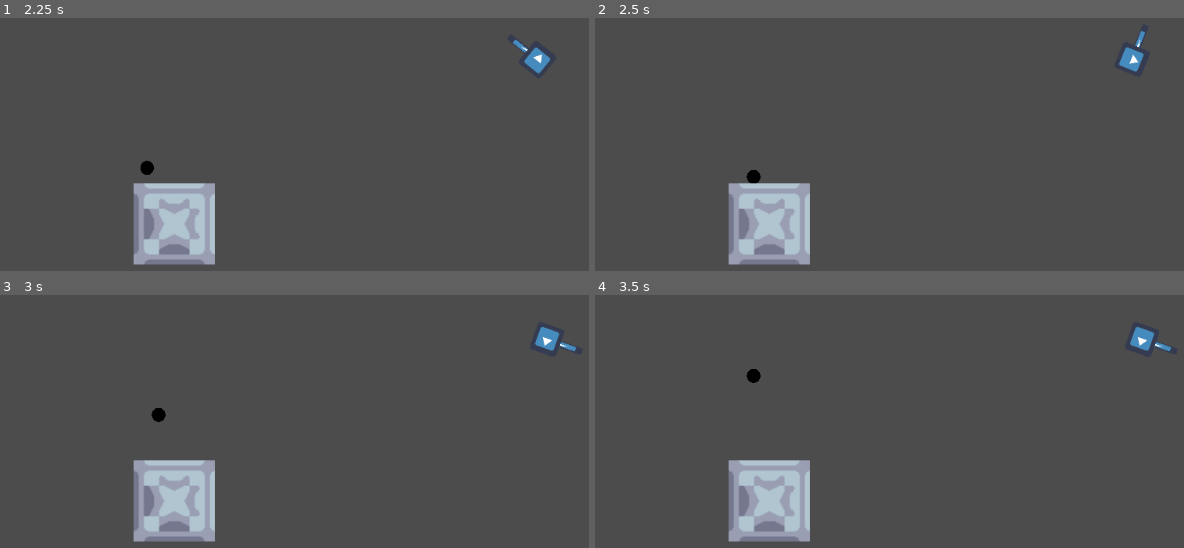
Above: before the commit, frames 1-4 (two rows, left to right).
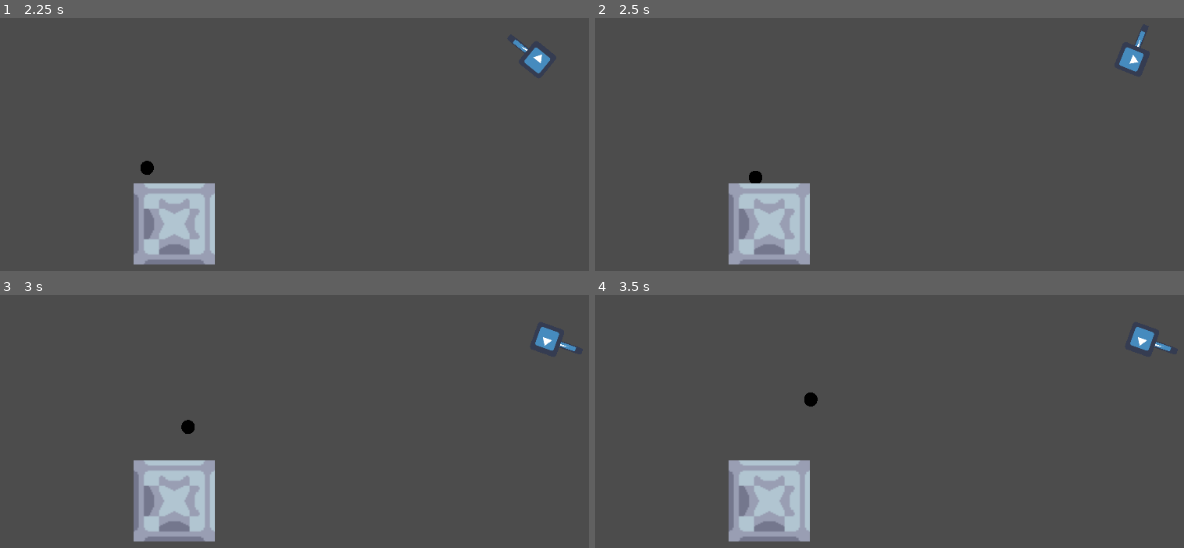
Above: after the commit, the same moments.

Repository: AsgerHB/godot-tank-battle
Game: Godot game, scene res://World.tscn
The game is run twice, just before and just after one commit, with the same random seed, the same clock (stepped at 60 frames per second) and the same inputs. The engine's default icon, where the game draws it, is replaced by a stand-in: a white triangle on a blue panel in a dark square.
Inputs:
- Up to frame 1 (2.25 s): hold Right (ui_right) 0.53-1.28 s; hold S (down2) 0.53-1.28 s; tap Space (ui_select) at 0.77, 1.52 s; hold Down (ui_down) 1.28-2.03 s; tap A (left2) at 1.35 s; tap Enter at 2 s; hold Right (ui_right) from 2.03 s (still down); hold D (right2) from 2.03 s (still down)
- Up to frame 2 (2.5 s): keep holding Right (ui_right); keep holding D (right2)
- Up to frame 3 (3 s): release Right (ui_right) at 2.78 s; release D (right2) at 2.78 s; hold Up (ui_up) from 2.78 s (still down); tap W (up2) at 2.85 s
- Up to frame 4 (3.5 s): keep holding Up (ui_up); tap Space (ui_select) at 3.02 s

Frame 1 is identical in both runs. In frame 2, less than 0.1% of the frame differs, in the area x 25-29%, y 60-66%; in frame 3, 0.2%; in frame 4, 0.2%, in the area x 25-38%, y 29-45%.

Commit message:
Boncybullets

Diff:
--- a/Godot Tank Battle/Scripts/Bullet.gd
+++ b/Godot Tank Battle/Scripts/Bullet.gd
@@ -19,4 +19,4 @@
 func _physics_process(delta):
 	var collision = move_and_collide(velocity * delta);
 	if collision:
-		velocity = collision.normal * speed;
+		velocity = velocity.bounce(collision.normal);
